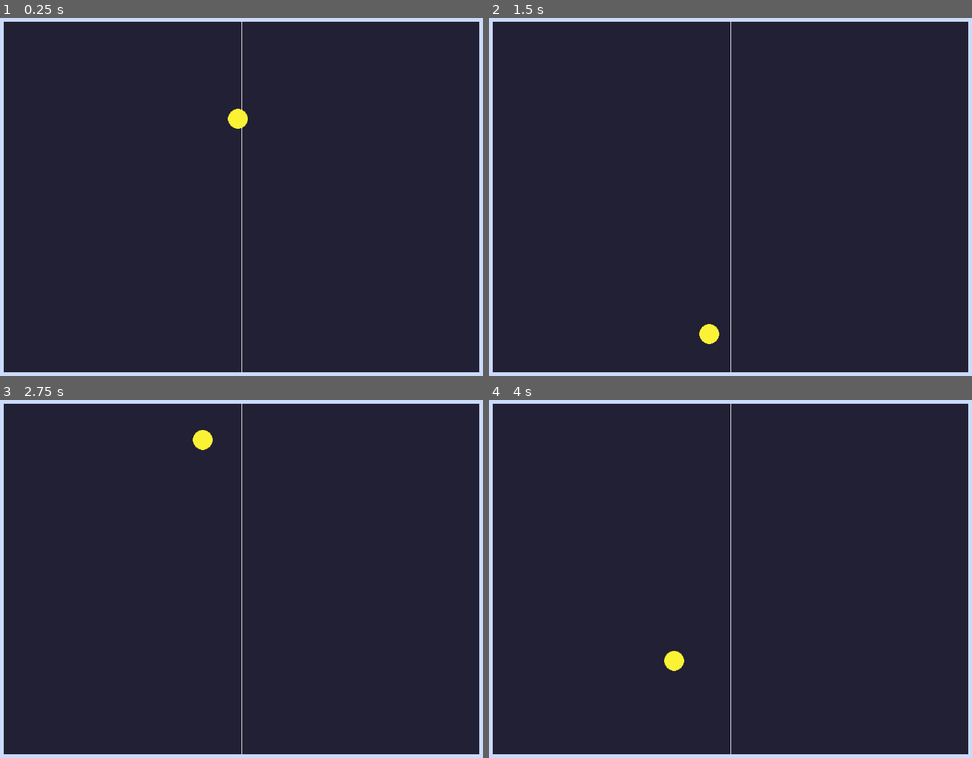
Above: before the commit, frames 1-4 (two rows, left to right).
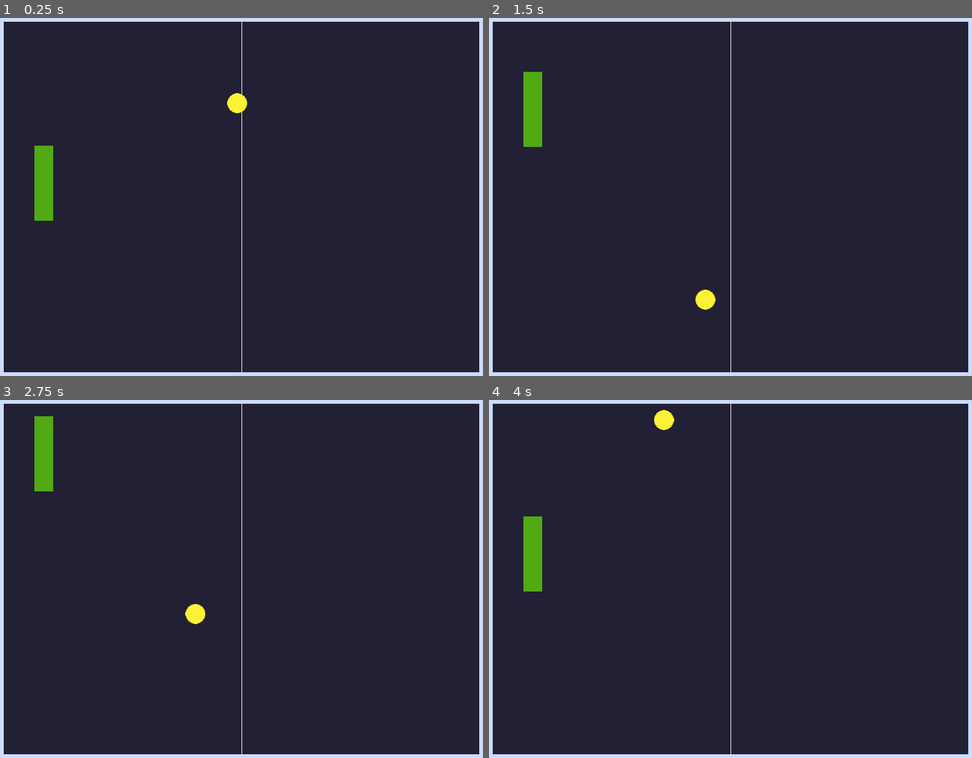
Above: after the commit, the same moments.

Repository: mjcampos/Pong
Game: Godot game, scene res://scenes/game/game.tscn
Two runs of this game, one before a commit and one after it. Both use one fixed random seed, a clock stepped at 60 frames per second and the inputs below.
Inputs:
- Up to frame 1 (0.25 s): no input
- Up to frame 2 (1.5 s): hold Up (ui_up) 0.53-1.28 s; hold Down (ui_down) from 1.28 s (still down)
- Up to frame 3 (2.75 s): release Down (ui_down) at 2.03 s; hold Up (ui_up) from 2.03 s (still down)
- Up to frame 4 (4 s): release Up (ui_up) at 3.53 s; hold Down (ui_down) from 3.53 s (still down)

The runs differ from the first frame. In frame 1, 1.1% of the frame differs, in the area x 7-52%, y 20-57%; in frame 2, 1.2%; in frame 3, 1.2%, in the area x 7-45%, y 4-63%; in frame 4, 1.2%.

Commit message:
Setup Player
Also adjusted ball speed

Diff:
--- a/project.godot
+++ b/project.godot
@@ -21,6 +21,25 @@
 window/size/viewport_height=600
 window/stretch/mode="canvas_items"
 
+[input]
+
+ui_up={
+"deadzone": 0.5,
+"events": [Object(InputEventKey,"resource_local_to_scene":false,"resource_name":"","device":0,"window_id":0,"alt_pressed":false,"shift_pressed":false,"ctrl_pressed":false,"meta_pressed":false,"pressed":false,"keycode":4194320,"physical_keycode":0,"key_label":0,"unicode":0,"location":0,"echo":false,"script":null)
+, Object(InputEventJoypadButton,"resource_local_to_scene":false,"resource_name":"","device":0,"button_index":11,"pressure":0.0,"pressed":false,"script":null)
+, Object(InputEventJoypadMotion,"resource_local_to_scene":false,"resource_name":"","device":0,"axis":1,"axis_value":-1.0,"script":null)
+, Object(InputEventKey,"resource_local_to_scene":false,"resource_name":"","device":-1,"window_id":0,"alt_pressed":false,"shift_pressed":false,"ctrl_pressed":false,"meta_pressed":false,"pressed":false,"keycode":0,"physical_keycode":87,"key_label":0,"unicode":119,"location":0,"echo":false,"script":null)
+]
+}
+ui_down={
+"deadzone": 0.5,
+"events": [Object(InputEventKey,"resource_local_to_scene":false,"resource_name":"","device":0,"window_id":0,"alt_pressed":false,"shift_pressed":false,"ctrl_pressed":false,"meta_pressed":false,"pressed":false,"keycode":4194322,"physical_keycode":0,"key_label":0,"unicode":0,"location":0,"echo":false,"script":null)
+, Object(InputEventJoypadButton,"resource_local_to_scene":false,"resource_name":"","device":0,"button_index":12,"pressure":0.0,"pressed":false,"script":null)
+, Object(InputEventJoypadMotion,"resource_local_to_scene":false,"resource_name":"","device":0,"axis":1,"axis_value":1.0,"script":null)
+, Object(InputEventKey,"resource_local_to_scene":false,"resource_name":"","device":-1,"window_id":0,"alt_pressed":false,"shift_pressed":false,"ctrl_pressed":false,"meta_pressed":false,"pressed":false,"keycode":0,"physical_keycode":83,"key_label":0,"unicode":115,"location":0,"echo":false,"script":null)
+]
+}
+
 [rendering]
 
 renderer/rendering_method="mobile"
--- a/scenes/ball/ball.gd
+++ b/scenes/ball/ball.gd
@@ -1,12 +1,12 @@
 extends CharacterBody2D
 
-var speed = 500.0
+var speed = 600.0
 
 # Called when the node enters the scene tree for the first time.
 func _ready():
 	var random_angle = randf() * 360
 
-	velocity = Vector2(cos(random_angle), sin(random_angle)) * 500
+	velocity = Vector2(cos(random_angle), sin(random_angle)) * speed
 
 func _physics_process(delta):
 	var collision: KinematicCollision2D = move_and_collide(velocity * delta)
--- a/scenes/game/game.tscn
+++ b/scenes/game/game.tscn
@@ -1,7 +1,8 @@
-[gd_scene load_steps=4 format=3 uid="uid://dte68sr1vtwr3"]
+[gd_scene load_steps=5 format=3 uid="uid://dte68sr1vtwr3"]
 
 [ext_resource type="Texture2D" uid="uid://ecl70qvg1d5m" path="res://assets/background.png" id="1_4tlf4"]
 [ext_resource type="PackedScene" uid="uid://cwg86qk5y2atk" path="res://scenes/wall/wall.tscn" id="2_h5wn1"]
+[ext_resource type="PackedScene" uid="uid://bg0pt8u6m1txq" path="res://scenes/player/player.tscn" id="3_1psbw"]
 [ext_resource type="PackedScene" uid="uid://couuqu8euouen" path="res://scenes/ball/ball.tscn" id="3_x7hd0"]
 
 [node name="Game" type="Node2D"]
@@ -24,5 +25,8 @@
 position = Vector2(790, 339)
 rotation = 1.5708
 
+[node name="Player" parent="." instance=ExtResource("3_1psbw")]
+position = Vector2(84, 278)
+
 [node name="Ball" parent="." instance=ExtResource("3_x7hd0")]
 position = Vector2(400, 300)
--- /dev/null
+++ b/scenes/player/player.gd
@@ -0,0 +1,18 @@
+extends CharacterBody2D
+
+var speed: float = 400.0
+var fixed_x_position: float
+
+# Called when the node enters the scene tree for the first time.
+func _ready():
+	fixed_x_position = position.x
+
+
+func _physics_process(delta):
+	var direction = Input.get_axis("ui_up", "ui_down")
+
+	velocity.y = direction * speed
+
+	move_and_slide()
+
+	position.x = fixed_x_position
--- /dev/null
+++ b/scenes/player/player.tscn
@@ -0,0 +1,16 @@
+[gd_scene load_steps=4 format=3 uid="uid://bg0pt8u6m1txq"]
+
+[ext_resource type="Texture2D" uid="uid://dhkw8jkwkpv3m" path="res://assets/player.png" id="1_0m8os"]
+[ext_resource type="Script" path="res://scenes/player/player.gd" id="1_aow3t"]
+
+[sub_resource type="RectangleShape2D" id="RectangleShape2D_ghkpo"]
+size = Vector2(30, 120)
+
+[node name="Player" type="CharacterBody2D"]
+script = ExtResource("1_aow3t")
+
+[node name="Sprite2D" type="Sprite2D" parent="."]
+texture = ExtResource("1_0m8os")
+
+[node name="CollisionShape2D" type="CollisionShape2D" parent="."]
+shape = SubResource("RectangleShape2D_ghkpo")
Binary file added: assets/player.png
Not shown, added: assets/player.png.import
